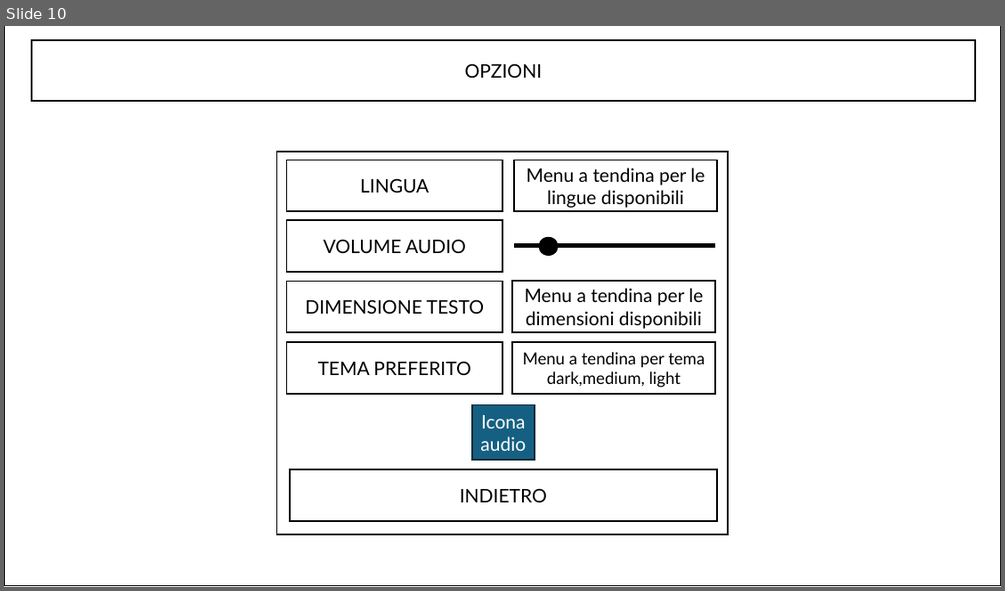
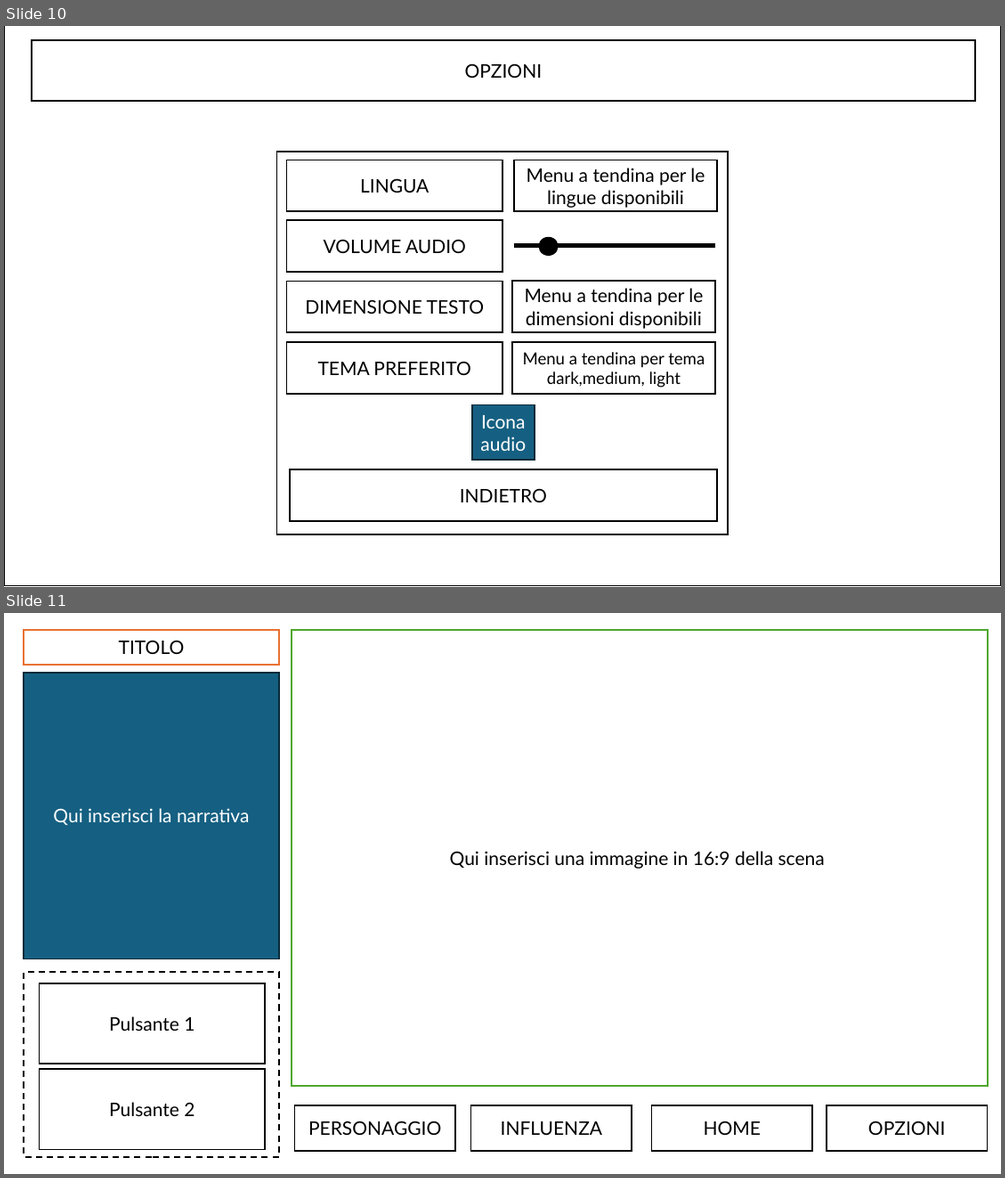
Before and after one commit to giorgioferrari171280/schermatePronte, a slide deck: SCHERMATE PRONTE/SCHERMATE PRONTE/STARTER_KIT_UI_AND_LOGIC/DESCRIZIONE SCHERMATE CON ESEMPIO GRAFICO.pptx. Shown one above the other, each under a label of ours: slide 10 before the commit, slides 10 and 11 after it. The pictures are 1005x591 and 1005x1178 pixels, drawn with LibreOffice and Linux fonts; fonts in the diff are those of the drawing. Boxes give left, top, right and bottom in pixels: in the first picture for what was removed or moved away, otherwise in the second. Text is boxed around its words. In the diff, an @@ line names an element or a change of style, - is before the commit and + after.

```diff
--- a/SCHERMATE PRONTE/SCHERMATE PRONTE/STARTER_KIT_UI_AND_LOGIC/DESCRIZIONE SCHERMATE CON ESEMPIO GRAFICO.pptx
+++ b/SCHERMATE PRONTE/SCHERMATE PRONTE/STARTER_KIT_UI_AND_LOGIC/DESCRIZIONE SCHERMATE CON ESEMPIO GRAFICO.pptx
@@ slide 11 added at (4,613,1001,1174), background #FFFFFF @@
@@ rectangle added at (24,630,279,666), fill #FFFFFF, outline #E97132 1.5 pt, 18 pt, text #000000 @@
+TITOLO
@@ rectangle added at (291,630,987,1086), fill #FFFFFF, outline #4EA72E 1.5 pt, 18 pt, text #000000 @@
+Qui inserisci una immagine in 16:9 della scena
@@ rectangle added at (24,672,279,958), fill #156082, outline #092A39 1.5 pt, 18 pt, text #FFFFFF @@
+Qui inserisci la narrativa
@@ rectangle added at (24,972,279,1158), outline #000000 1.5 pt dashed @@
@@ rectangle added at (39,983,265,1064), outline #000000 1.5 pt, 18 pt, text #000000 @@
+Pulsante 1
@@ rectangle added at (39,1070,265,1150), outline #000000 1.5 pt, 18 pt, text #000000 @@
+Pulsante 2
@@ rectangle added at (295,1105,455,1150), outline #000000 1.5 pt, 18 pt, text #000000 @@
+PERSONAGGIO
@@ rectangle added at (471,1105,632,1150), outline #000000 1.5 pt, 18 pt, text #000000 @@
+INFLUENZA
@@ rectangle added at (652,1105,812,1150), outline #000000 1.5 pt, 18 pt, text #000000 @@
+HOME
@@ rectangle added at (826,1105,987,1150), outline #000000 1.5 pt, 18 pt, text #000000 @@
+OPZIONI
```
